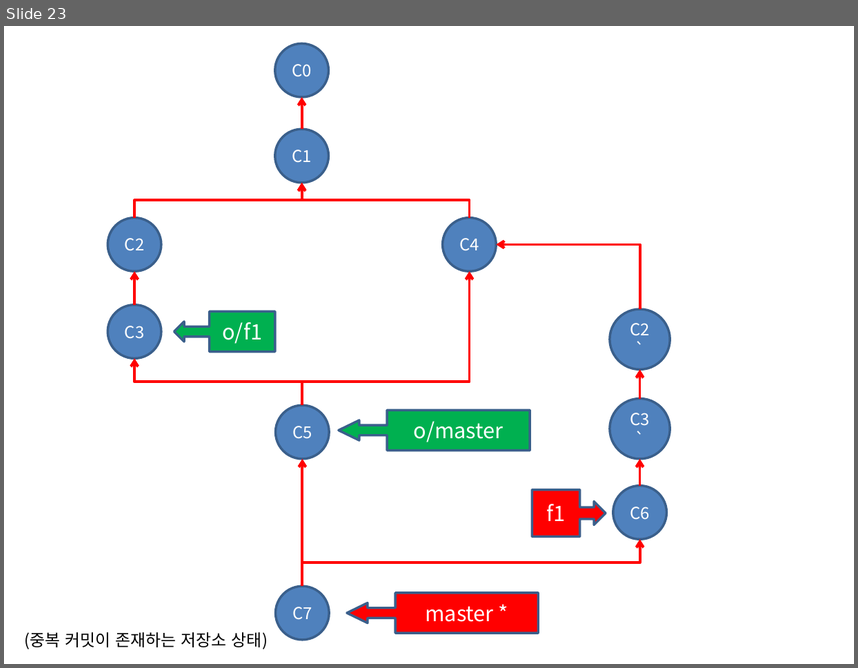
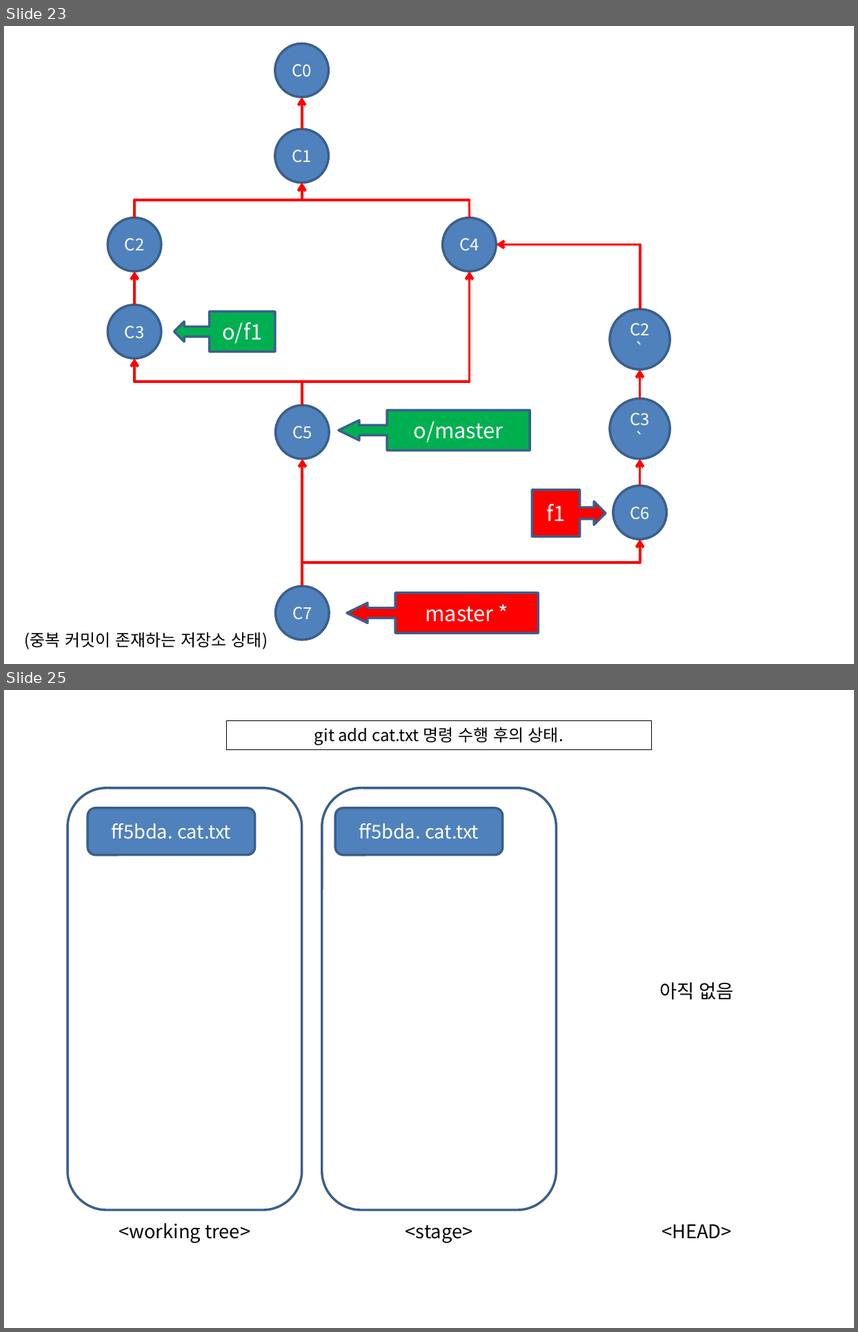
Before and after one commit to devToroko/git_study, a slide deck: 이미지작업.pptx. Shown one above the other, each under a label of ours: slide 23 before the commit, slides 23 and 25 after it; the slides between them are not shown. The pictures are 858x668 and 858x1332 pixels, drawn with LibreOffice and Linux fonts; fonts in the diff are those of the drawing. Boxes give left, top, right and bottom in pixels: in the first picture for what was removed or moved away, otherwise in the second. Text is boxed around its words. In the diff, an @@ line names an element or a change of style, - is before the commit and + after.

```diff
--- a/이미지작업.pptx
+++ b/이미지작업.pptx
@@ slide 25 added at <box>4,690,854,1328</box>, background #FFFFFF @@
@@ rectangle added at <box>227,720,652,749</box>, outline #000000 0.75 pt, 14 pt, text #000000 @@
+git add cat.txt 명령 수행 후의 상태.
@@ rounded rectangle added at <box>67,788,302,1210</box>, outline #3A5F8C 2 pt @@
@@ rounded rectangle added at <box>322,788,557,1210</box>, outline #3A5F8C 2 pt @@
@@ rounded rectangle added at <box>87,808,254,855</box>, fill #4F81BD, outline #3A5F8C 2 pt, 16 pt, text #FFFFFF @@
+ff5bda. cat.txt
@@ rounded rectangle added at <box>335,808,503,855</box>, fill #4F81BD, outline #3A5F8C 2 pt, 16 pt, text #FFFFFF @@
+ff5bda. cat.txt
@@ text added at <box>660,982,734,999</box>, 16 pt, text #000000 @@
+아직 없음
@@ text added at <box>119,1223,250,1243</box>, 16 pt, text #000000 @@
+<working tree>
@@ text added at <box>406,1225,473,1243</box>, 16 pt, text #000000 @@
+<stage>
@@ text added at <box>662,1224,732,1238</box>, 16 pt, text #000000 @@
+<HEAD>
```
Also in this commit, not shown: 6 other slides added, 30 other files.
